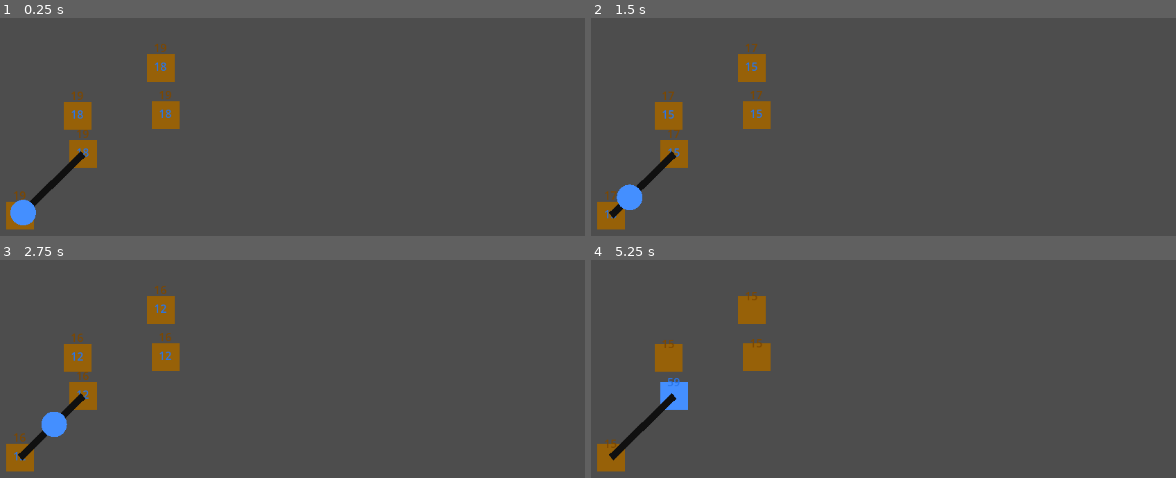
Above: before the commit, frames 1-4 (two rows, left to right).
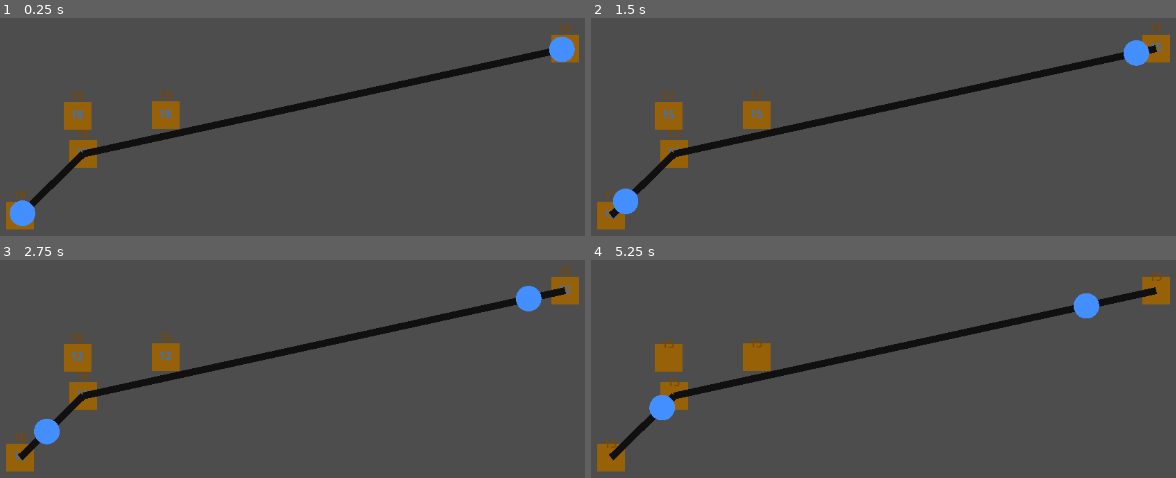
Above: after the commit, the same moments.

Repository: syshotdev/RiskyStrats
Game: Godot game, scene res://main.tscn
The game is run twice, just before and just after one commit, with the same random seed, the same clock (stepped at 60 frames per second) and the same inputs.
Inputs (mouse positions are in pixels of both pictures, inside the frame that each line leads up to):
- Up to frame 1 (0.25 s): no input
- Up to frame 2 (1.5 s): tap Enter at 0.5 s; move the mouse to (608, 216) at 0.52 s; click (608, 216) at 0.67 s; move the mouse to (754, 116) at 1.27 s; click (754, 116) at 1.42 s
- Up to frame 3 (2.75 s): move the mouse to (76, 358) at 2.02 s; click (76, 358) at 2.17 s
- Up to frame 4 (5.25 s): move the mouse to (748, 310) at 2.77 s; click (748, 310) at 2.92 s; move the mouse to (672, 395) at 3.52 s; click (672, 395) at 3.67 s; move the mouse to (outside the picture) at 4.27 s; click (outside the picture) at 4.42 s; move the mouse to (842, 410) at 5.02 s; click (842, 410) at 5.17 s

The runs differ from the first frame. In frame 1, 4.1% of the frame differs, in the area x 1-99%, y 2-96%; in frame 2, 4.4%; in frame 3, 4.7%; in frame 4, 5.0%, in the area x 9-99%, y 5-74%.

Commit message:
Beginnings of new system for pathfinding. Fixed bug where units were going the same speed regardless of road length.

Diff:
--- /dev/null
+++ b/Objects/NodePlaceholder.gd
@@ -0,0 +1,3 @@
+extends Node2D
+
+var neighbors = []
--- a/Objects/gameNode.gd
+++ b/Objects/gameNode.gd
@@ -7,6 +7,8 @@
 signal addColorToDisplay(units : Array[Unit])
 signal changeNodeColor(color : GameColors.colors)
 
+
+var neigbors : Array[GameNode] = []
 
 # Key value: color, amount
 var unitAmounts : Dictionary = {}
--- a/Objects/road.gd
+++ b/Objects/road.gd
@@ -1,4 +1,6 @@
 extends Node2D
+
+class_name Road
 
 @export var node1 : GameNode
 @export var node2 : GameNode
@@ -10,14 +12,16 @@
 
 # For ALL RoadUnits
 var nodeSpeed = 100
-var roadLength = 100
+var roadLength = 100 # Calculated in ready
 
 # For each road unit, to move them all along the road and keep track of them
 var currentUnits : Array[RoadUnit]
 
 
 func _ready():
-	position = Vector2.ZERO
+	roadLength = node1.position.distance_to(node2.position) # Find road length
+	position = Vector2.ZERO # This is not needed technically but if not at 0,0 it breaks
+
 	var unit : Unit = Unit.new(GameColors.colors.BLUE)
 	unit.units = 60
 	addUnitToRoad(unit, true)
--- a/Objects/roadUnit.gd
+++ b/Objects/roadUnit.gd
@@ -2,9 +2,9 @@
 
 class_name RoadUnit
 
+var route : Array[GameNode] = []
 
 var displayColor : Color
-
 var toSecondNode : bool = true
 var progress : float = 0.0
 
@@ -12,6 +12,10 @@
 func _init(color : GameColors.colors = GameColors.colors.BLUE):
 	super._init(color)
 	displayColor = GameColors.getColorFromEnum(currentColor)
+
+
+func _draw():
+	draw_circle(position,calculateCircleSize(units),displayColor)
 
 
 func setColor(color : GameColors.colors):
@@ -22,7 +26,3 @@
 	var output = 49.0 / 5.0 * log(number) / log(10) + 1  # Using log10(x) formula
 	print(output)
 	return output
-
-
-func _draw():
-	draw_circle(position,calculateCircleSize(units),displayColor)
--- /dev/null
+++ b/main.gd
@@ -0,0 +1,32 @@
+extends Node2D
+
+var roads
+var nodes
+
+func _ready():
+	roads = find_child("Roads").get_children()
+	nodes = find_child("Nodes").get_children()
+
+	for road in roads:
+		setRoadNodeNeighbors(road)
+
+	for node in nodes:
+		print(node.neigbors)
+
+
+# Simple. Pathfinds a way to endNode, asks startNode to send a unit with the route and units, colors later.
+func sendPayload(startNode : GameNode, endNode : GameNode, unitAmount  : int):
+	var route = pathfind(startNode,endNode)
+
+	startNode.sendUnits(route,unitAmount)
+
+# Gets the road's node1 and node2 and sets themselves as neighbors
+func setRoadNodeNeighbors(road : Road):
+	var node1 = road.node1
+	var node2 = road.node2
+	node1.neigbors.append(node2)
+	node2.neigbors.append(node1)
+
+
+func pathfind(startNode : GameNode, endNode : GameNode):
+	pass
--- a/main.tscn
+++ b/main.tscn
@@ -1,33 +1,37 @@
-[gd_scene load_steps=3 format=3 uid="uid://cvb7j4gup8mxa"]
+[gd_scene load_steps=4 format=3 uid="uid://cvb7j4gup8mxa"]
 
+[ext_resource type="Script" path="res://main.gd" id="1_0f1fw"]
 [ext_resource type="PackedScene" uid="uid://cjpcojig6iwdw" path="res://Objects/node.tscn" id="1_5ulmy"]
 [ext_resource type="PackedScene" uid="uid://cx5e5su7u3ix0" path="res://Objects/road.tscn" id="2_8i177"]
 
 [node name="Main" type="Node2D"]
-
-[node name="Node" parent="." instance=ExtResource("1_5ulmy")]
-position = Vector2(-276, 68)
-
-[node name="Node3" parent="." instance=ExtResource("1_5ulmy")]
-position = Vector2(-66, -77)
-
-[node name="Node4" parent="." instance=ExtResource("1_5ulmy")]
-position = Vector2(-193, -76)
-
-[node name="Node5" parent="." instance=ExtResource("1_5ulmy")]
-position = Vector2(-73, -145)
-
-[node name="Node2" parent="." instance=ExtResource("1_5ulmy")]
-position = Vector2(-185, -21)
-
-[node name="Road" parent="." node_paths=PackedStringArray("node1", "node2") instance=ExtResource("2_8i177")]
-node1 = NodePath("../Node")
-node2 = NodePath("../Node2")
+script = ExtResource("1_0f1fw")
 
 [node name="Camera2D" type="Camera2D" parent="."]
 
-[connection signal="changeNodeColor" from="Node" to="Node/Control" method="changeNodeColor"]
-[connection signal="changeNodeColor" from="Node3" to="Node3/Control" method="changeNodeColor"]
-[connection signal="changeNodeColor" from="Node4" to="Node4/Control" method="changeNodeColor"]
-[connection signal="changeNodeColor" from="Node5" to="Node5/Control" method="changeNodeColor"]
-[connection signal="changeNodeColor" from="Node2" to="Node2/Control" method="changeNodeColor"]
+[node name="Nodes" type="Node2D" parent="."]
+
+[node name="Node" parent="Nodes" instance=ExtResource("1_5ulmy")]
+position = Vector2(-276, 68)
+
+[node name="Node3" parent="Nodes" instance=ExtResource("1_5ulmy")]
+position = Vector2(-66, -77)
+
+[node name="Node4" parent="Nodes" instance=ExtResource("1_5ulmy")]
+position = Vector2(-193, -76)
+
+[node name="Node5" parent="Nodes" instance=ExtResource("1_5ulmy")]
+position = Vector2(510, -173)
+
+[node name="Node2" parent="Nodes" instance=ExtResource("1_5ulmy")]
+position = Vector2(-185, -21)
+
+[node name="Roads" type="Node2D" parent="."]
+
+[node name="Road" parent="Roads" node_paths=PackedStringArray("node1", "node2") instance=ExtResource("2_8i177")]
+node1 = NodePath("../../Nodes/Node")
+node2 = NodePath("../../Nodes/Node2")
+
+[node name="Road2" parent="Roads" node_paths=PackedStringArray("node1", "node2") instance=ExtResource("2_8i177")]
+node1 = NodePath("../../Nodes/Node5")
+node2 = NodePath("../../Nodes/Node2")
